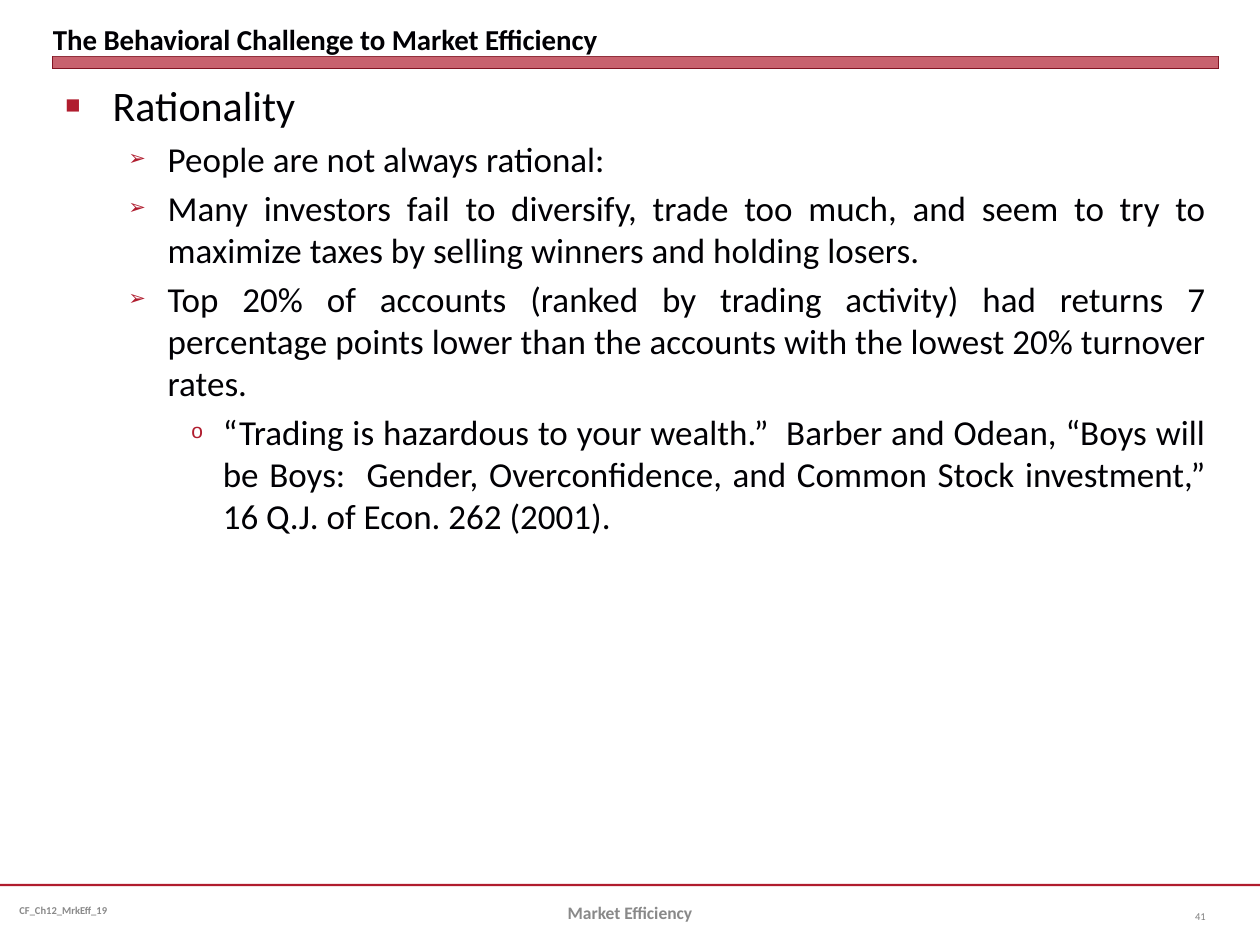
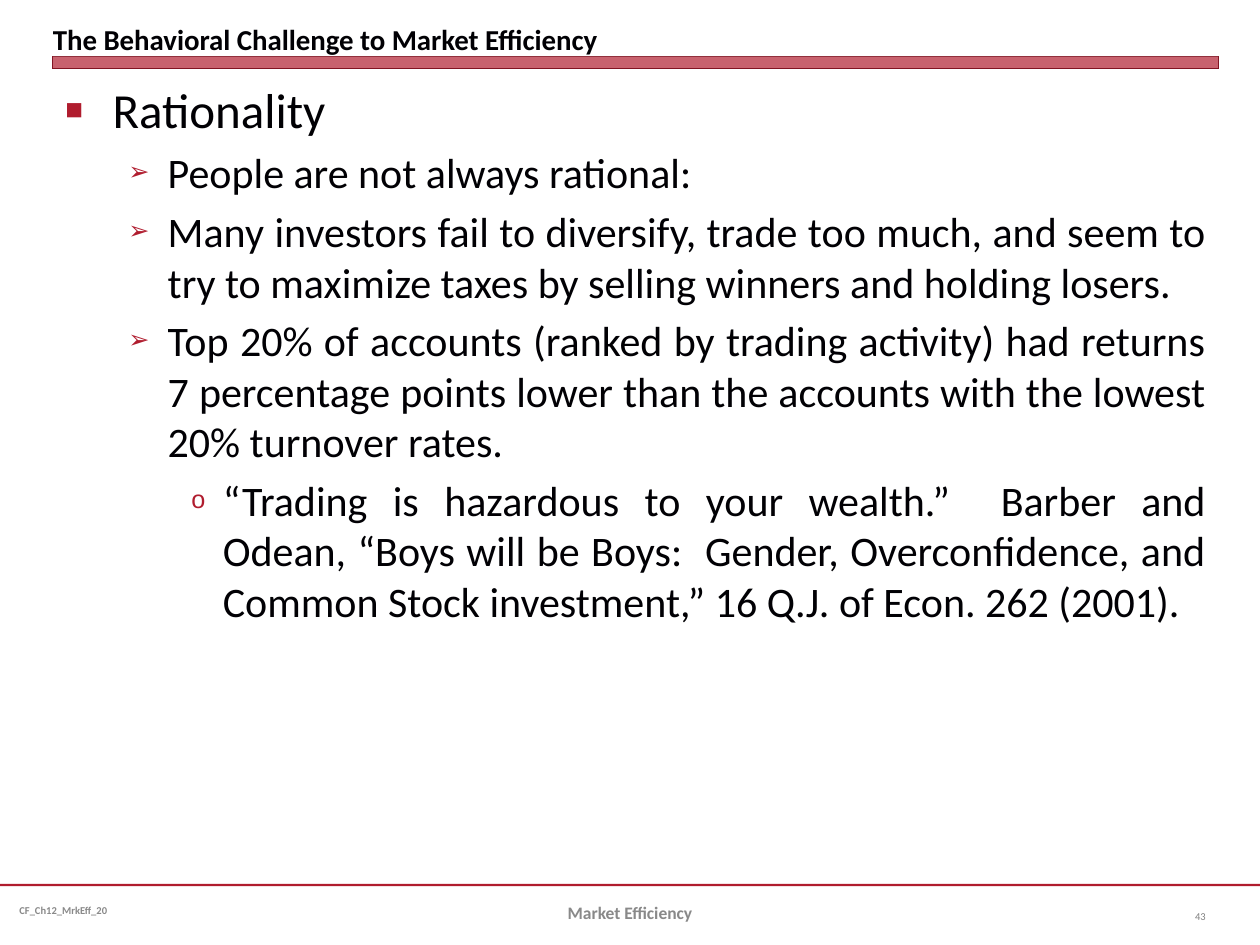
Before and after one commit to jmc877/Corporate-Finance, a slide deck: slide 43 of slides/CF_Ch12_MrkEff_20.pptx (slide 41 before the commit). Drawn at 1260x945 pixels with LibreOffice and Linux fonts; fonts in the diff are those of the drawing. Boxes give left, top, right and bottom in pixels: in the first picture for what was removed or moved away, otherwise in the second. Text is boxed around its words. In the diff, an @@ line names an element or a change of style, - is before the commit and + after.

```diff
--- a/slides/CF_Ch12_MrkEff_20.pptx
+++ b/slides/CF_Ch12_MrkEff_20.pptx
@@ text "Rationality" at (113,94,1205,623): size 24 to 28 pt in "Rationality"; size 20 to 24 pt @@
```
Also in this commit, not shown: 46 other slides changed, 3 slides added, 1 slide removed, 2 other files.
